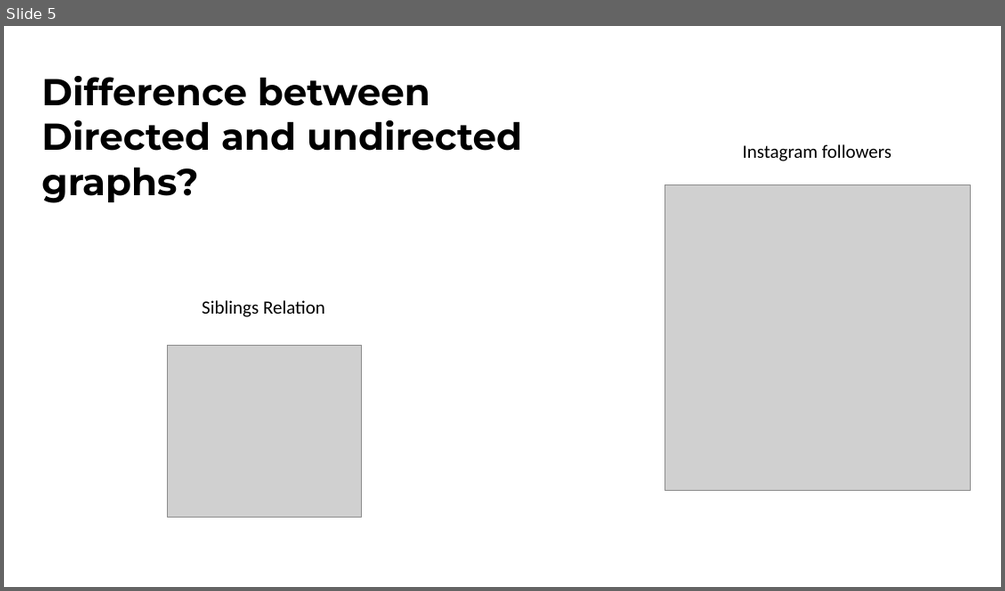
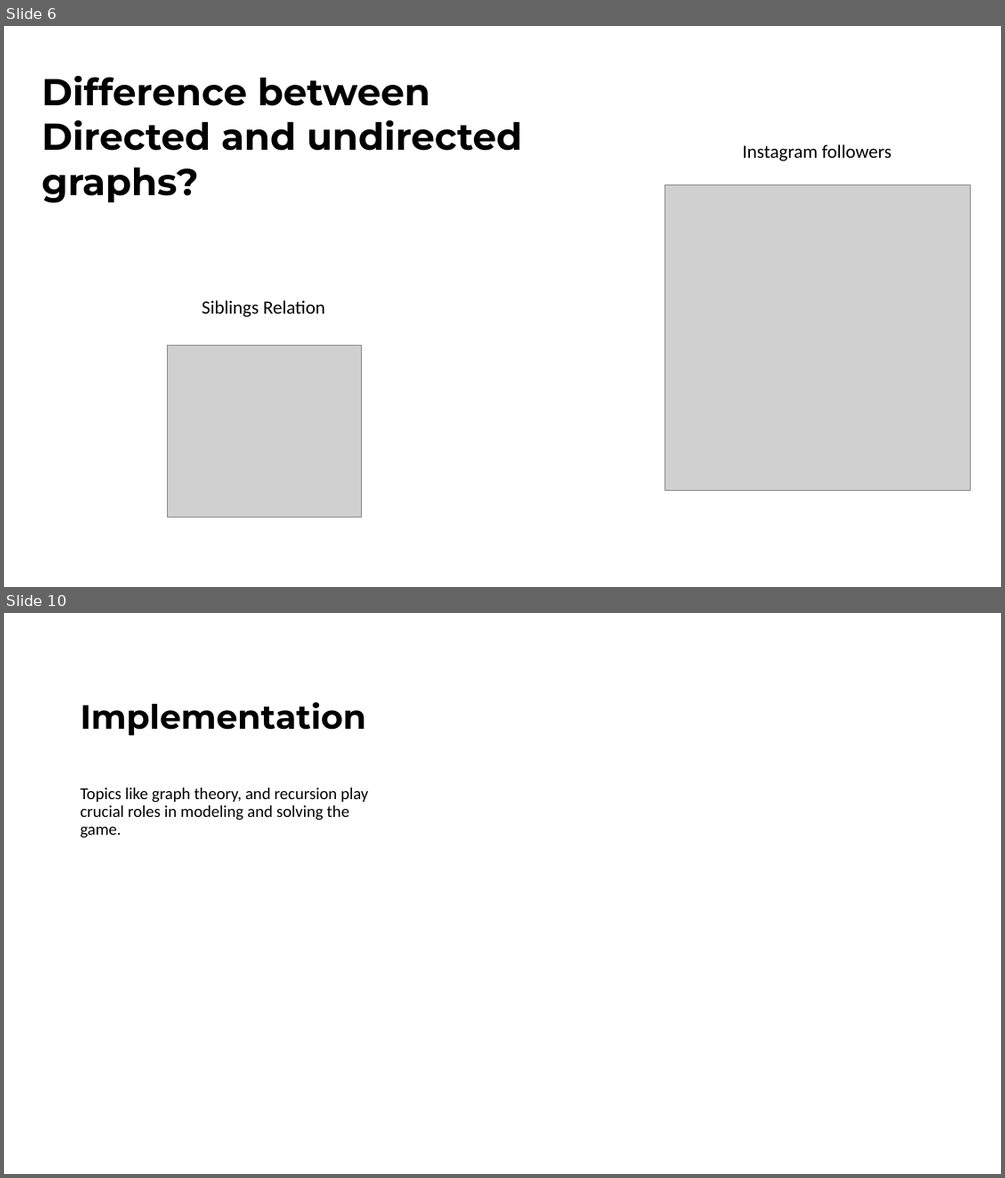
Before and after one commit to ibmbt/group5_graphtheory, a slide deck: group5_graphtheory.pptx. Shown one above the other, each under a label of ours: slide 5 before the commit, slides 6 and 10 after it; the slides between them are not shown. The pictures are 1005x591 and 1005x1178 pixels, drawn with LibreOffice and Linux fonts; fonts in the diff are those of the drawing; grey boxes stand for pictures. Boxes give left, top, right and bottom in pixels: in the first picture for what was removed or moved away, otherwise in the second. Text is boxed around its words. In the diff, an @@ line names an element or a change of style, - is before the commit and + after.

Commit message:
graph representation slides

```diff
--- a/group5_graphtheory.pptx
+++ b/group5_graphtheory.pptx
@@ slide 10 added at (x1=4, y1=613, x2=1001, y2=1174), background #FFFFFF @@
@@ title added at (x1=81, y1=702, x2=366, y2=736), 32.4 pt, text #000000, bold @@
+Implementation
@@ text added at (x1=81, y1=787, x2=368, y2=838), 16 pt, text #000000 @@
+Topics like graph theory, and recursion play crucial roles in modeling and solving the game.
@@ what was slide 5 is now slide 6 @@
```
Also in this commit, not shown: 1 slide changed, 4 other slides added, 7 other files.
